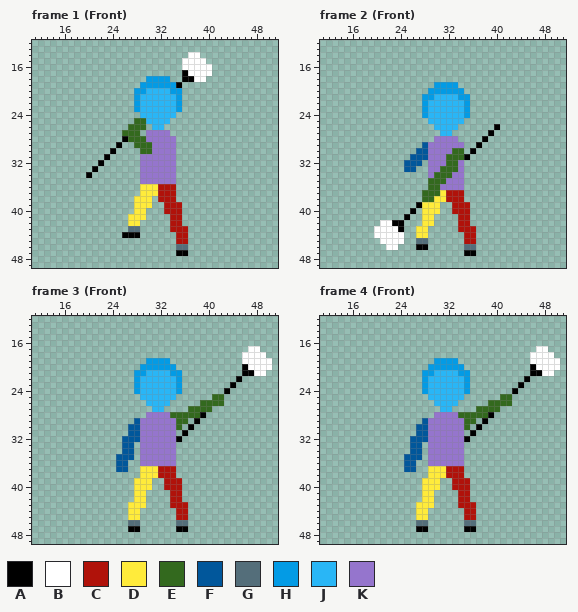
Two states of a pixel-art file, Assets/Art/Characters/Player/Staff_Attack/Player_Staff_Attack_Down.aseprite. Above, as it was before the edit.
64x64 pixels, 37 frames. Shown: frame 1 (Front): x 11..51, y 12..49; frame 2 (Front): x 11..51, y 12..49; frame 3 (Front): x 11..51, y 12..49; frame 4 (Front): x 11..51, y 12..49. The commit also changed other frames, which this record leaves out.
Visible layers, top first: "Body/Head", "Body/Left Arm", "Body/Right Arm", "Body/Chest", "Body/Left Leg", "Body/Right Leg", "Staff".
Palette (. is transparent): A #000000  B #ffffff  C #b0120a  D #ffeb3b  E #33691e  F #01579b  G #546e7a  H #039be5  J #29b6f6  K #9575cd
Pixels before, frame 1 (Front), first column x 20:
14 .................BB..
15 ................BBBB.
16 ................BBBBB
17 ................ABBBB
18 ..........HHHH..AABB.
19 .........HHHHHHA.....
20 ........HHJJJJHH.....
21 ........HJJJJJJH.....
22 ........HJJJJJJH.....
23 ........HJJJJJJH.....
24 .........JJJJJJ......
25 ........EEJJJJ.......
26 .......EEE.JJ........
27 ......EEE.KKKK.......
28 ......AEEEKKKKK......
29 .....A..EEEKKKK......
30 ....A....EEKKKK......
31 ...A.....KKKKKK......
32 ..A......KKKKKK......
33 .A.......KKKKKK......
34 A........KKKKKK......
35 .........KKKKKK......
36 .........DDDCCC......
37 .........DDDCCC......
38 ........DDD.CCC......
39 ........DDD..CCC.....
40 ........DD...CCC.....
41 .......DDD....CC.....
42 .......DD.....CC.....
43 .......GG.....CCC....
44 ......AAA......CC....
45 ...............CC....
46 ...............GG....
47 ...............AA....
Pixels before, frame 2 (Front), first column x 20:
19 ..........HHHH.......
20 .........HHHHHH......
21 ........HHJJJJHH.....
22 ........HJJJJJJH.....
23 ........HJJJJJJH.....
24 ........HJJJJJJH.....
25 .........JJJJJJ......
26 ..........JJJJ......A
27 ...........JJ......A.
28 ..........KKKK....A..
29 ........FKKKKKK..A...
30 .......FFKKKKEE.A....
31 ......FFFKKKEEEA.....
32 .....FFF.KKKEEK......
33 .....FF..KKEEEK......
34 .........KEEEKK......
35 .........EEEKKK......
36 .........EEKKKK......
37 ........EEEDCCC......
38 ........EEDDCCC......
39 .......ADDD..CCC.....
40 ......A.DDD..CCC.....
41 .....A..DD....CC.....
42 .BBAA...DD....CC.....
43 BBBBA..DD.....CCC....
44 BBBBB..DD......CC....
45 .BBBB..GG......CC....
46 ..BB...AA......GG....
47 ...............AA....
Pixels before, frame 3 (Front), first column x 25:
17 ......................BB..
18 .....................BBBB.
19 .....HHHH............BBBBB
20 ....HHHHHH...........ABBBB
21 ...HHJJJJHH..........AABB.
22 ...HJJJJJJH.........A.....
23 ...HJJJJJJH........A......
24 ...HJJJJJJH.......A.......
25 ....JJJJJJ......EE........
26 .....JJJJ.....EEEE........
27 ......JJ....EEEE..........
28 .....KKKKEEEEEA...........
29 ...FKKKKKKEE.A............
30 ..FFKKKKKKE.A.............
31 ..FFKKKKKK.A..............
32 .FFFKKKKKKA...............
33 .FF.KKKKKK................
34 .FF.KKKKKK................
35 FFF.KKKKKK................
36 FF..KKKKKK................
37 FF..DDDCCC................
38 ....DDDCCC................
39 ...DDD..CCC...............
40 ...DDD..CCC...............
41 ...DD....CC...............
42 ...DD....CC...............
43 ..DDD....CCC..............
44 ..DD......CC..............
45 ..DD......CC..............
46 ..GG......GG..............
47 ..AA......AA..............
Pixels before, frame 4 (Front), first column x 25:
17 ......................BB..
18 .....................BBBB.
19 .....HHHH............BBBBB
20 ....HHHHHH...........ABBBB
21 ...HHJJJJHH..........AABB.
22 ...HJJJJJJH.........A.....
23 ...HJJJJJJH........A......
24 ...HJJJJJJH.......A.......
25 ....JJJJJJ......EE........
26 .....JJJJ.....EEEE........
27 ......JJ....EEEE..........
28 .....KKKKEEEEEA...........
29 ...FKKKKKKEE.A............
30 ..FFKKKKKKE.A.............
31 ..FFKKKKKK.A..............
32 .FFFKKKKKKA...............
33 .FF.KKKKKK................
34 .FF.KKKKKK................
35 FFF.KKKKKK................
36 FF..KKKKKK................
37 FF..DDDCCC................
38 ....DDDCCC................
39 ...DDD..CCC...............
40 ...DDD..CCC...............
41 ...DD....CC...............
42 ...DD....CC...............
43 ..DDD....CCC..............
44 ..DD......CC..............
45 ..DD......CC..............
46 ..GG......GG..............
47 ..AA......AA..............
After:
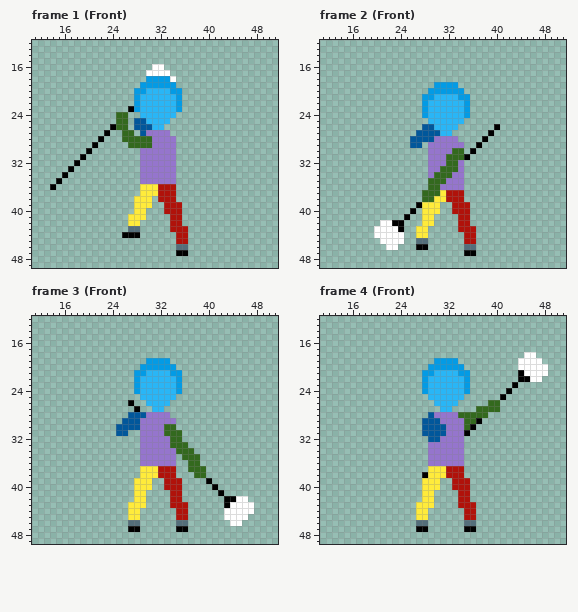
Edits made:
Frame 1 (Front), layers "Body/Left Arm", "Body/Right Arm", "Staff":
y 14: x 37..38 BB -> ..
y 15: x 36..39 BBBB -> ....
y 16: x 31..32 .. -> BB; x 36..40 BBBBB -> .....
y 17: x 30..33 .... -> BBBB; x 36..40 ABBBB -> .....
y 18: x 34 . -> B; x 36..39 AABB -> ....
y 19: x 35 A -> .
y 23: x 27 . -> A
y 24: x 25..26 .. -> EE
y 25: x 25..26 .. -> EE; x 28..29 EE -> FF
y 26: x 24..30 ...EEE. -> AEE.FFF
y 27: x 23 . -> A; x 28..29 E. -> .F
y 28: x 22 . -> A; x 26 A -> E; x 30 K -> E
y 29: x 21 . -> A; x 25 A -> .; x 27 . -> E
y 30: x 20 . -> A; x 24 A -> .; x 29..30 EE -> KK
y 31: x 19 . -> A; x 23 A -> .
y 32: x 18 . -> A; x 22 A -> .
y 33: x 17 . -> A; x 21 A -> .
y 34: x 16 . -> A; x 20 A -> .
y 35: x 15 . -> A
y 36: x 14 . -> A
Frame 2 (Front), layer "Body/Left Arm":
y 26: x 28..29 .. -> FF
y 27: x 27..30 .... -> FFFF
y 28: x 26..29 .... -> FFFF
y 29: x 26..28 ..F -> FF.
y 30: x 27..28 FF -> ..
y 31: x 26..28 FFF -> ...
y 32: x 25..27 FFF -> ...
y 33: x 25..26 FF -> ..
Frame 3 (Front), layers "Body/Left Arm", "Body/Right Arm", "Staff":
y 17: x 47..48 BB -> ..
y 18: x 46..49 BBBB -> ....
y 19: x 46..50 BBBBB -> .....
y 20: x 46..50 ABBBB -> .....
y 21: x 46..49 AABB -> ....
y 22: x 45 A -> .
y 23: x 44 A -> .
y 24: x 43 A -> .
y 25: x 41..42 EE -> ..
y 26: x 27 . -> A; x 39..42 EEEE -> ....
y 27: x 28 . -> A; x 37..40 EEEE -> ....
y 28: x 27..29 ... -> FFF; x 34..39 EEEEEA -> ......
y 29: x 26..27 .. -> FF; x 35..36 EE -> ..; x 38 A -> .
y 30: x 25..26 .. -> FF; x 33..35 KKE -> EE.; x 37 A -> .
y 31: x 25..28 ..FF -> FF..; x 33..36 KK.A -> EEE.
y 32: x 26..28 FFF -> ...; x 34..35 KA -> EE
y 33: x 26..27 FF -> ..; x 34..36 K.. -> EEE
y 34: x 26..27 FF -> ..; x 35..37 ... -> EEE
y 35: x 25..27 FFF -> ...; x 36..38 ... -> EEE
y 36: x 25..26 FF -> ..; x 37..38 .. -> EE
y 37: x 25..26 FF -> ..; x 37..39 ... -> EEE
y 38: x 38..39 .. -> EE
y 39: x 40 . -> A
y 40: x 41 . -> A
y 41: x 42 . -> A
y 42: x 43..46 .... -> AABB
y 43: x 43..47 ..... -> ABBBB
y 44: x 43..47 ..... -> BBBBB
y 45: x 43..46 .... -> BBBB
y 46: x 44..45 .. -> BB
Frame 4 (Front), layers "Body/Left Arm", "Body/Right Arm", "Staff":
y 17: x 47..48 BB -> ..
y 18: x 45 . -> B; x 47..49 BBB -> ...
y 19: x 44..45 .. -> BB; x 48..50 BBB -> ...
y 20: x 44..46 ..A -> BBB; x 49..50 BB -> ..
y 21: x 44..47 ..AA -> ABBB; x 49 B -> .
y 22: x 44 . -> A; x 46..47 .. -> BB
y 23: x 43..44 .A -> A.
y 24: x 42..43 .A -> A.
y 25: x 41..42 EE -> A.
y 26: x 41..42 EE -> ..
y 28: x 29 . -> F; x 39 A -> .
y 29: x 29..30 KK -> FF; x 37..38 .A -> A.
y 30: x 27 F -> .; x 29..31 KKK -> FFF; x 36..37 .A -> A.
y 31: x 27 F -> .; x 29..31 KKK -> FFF; x 35..36 .A -> A.
y 32: x 26..30 FFFKK -> ...FF; x 35 A -> .
y 33..34: x 26..27 FF -> ..
y 35: x 25..27 FFF -> ...
y 36..37: x 25..26 FF -> ..
y 38: x 28 . -> A
Boxes around the changes in both pictures, in picture pixels (x1, y1, x2, y2):
changed: (146, 52, 212, 88)
changed: (50, 106, 152, 190)
changed: (404, 124, 440, 172)
changed: (116, 346, 272, 526)
changed: (464, 346, 560, 442)
changed: (404, 412, 446, 478)
